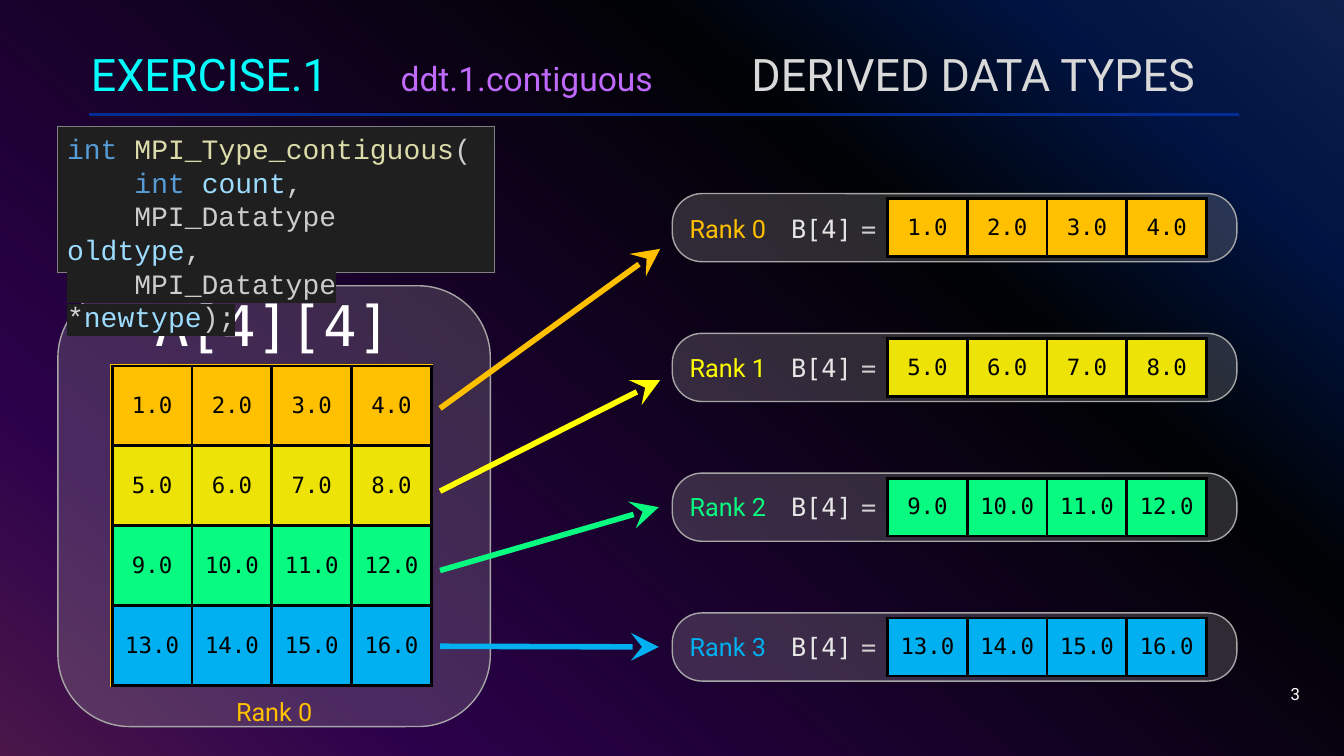
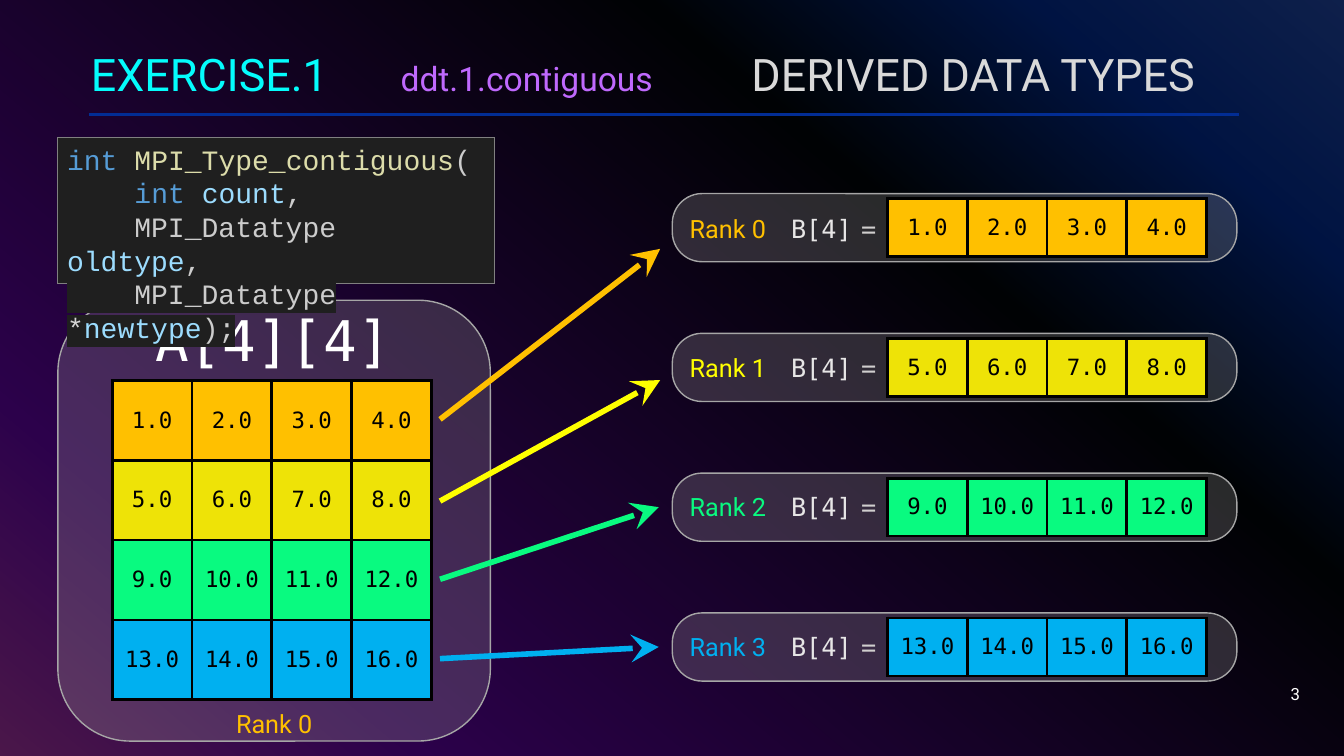
Before and after one commit to ackirby88/IHPCSS2024-mpi, a slide deck: slide 3 of slides/IHPCSS24-Track2-MPI-HandsOnExercises.pptx. Drawn at 1344x756 pixels with LibreOffice and Linux fonts; fonts in the diff are those of the drawing. Boxes give left, top, right and bottom in pixels: in the first picture for what was removed or moved away, otherwise in the second. Text is boxed around its words. In the diff, an @@ line names an element or a change of style, - is before the commit and + after.

Commit message:
Update hands on exercises.

```diff
--- a/slides/IHPCSS24-Track2-MPI-HandsOnExercises.pptx
+++ b/slides/IHPCSS24-Track2-MPI-HandsOnExercises.pptx
@@ rectangle "int MPI_Type_contiguous(": place and size @@
-rectangle "int MPI_Type_contiguous(" at [57,127,495,273]
+rectangle "int MPI_Type_contiguous(" at [57,137,495,283]
@@ arrow moved from (441, 408) - (660, 249) to (441, 419) - (660, 249) @@
@@ 2 tables, 1 text, 1 rounded rectangle: place and size @@
-2 tables, 1 text, 1 rounded rectangle at [57,285,490,726]
+2 tables, 1 text, 1 rounded rectangle at [57,300,490,741]
@@ rectangle removed at [112,366,432,686] @@
@@ arrow moved from (441, 491) - (660, 380) to (441, 501) - (660, 380) @@
@@ arrow moved from (441, 571) - (659, 507) to (441, 580) - (659, 507) @@
@@ arrow moved from (441, 646) - (659, 647) to (441, 658) - (659, 647) @@
@@ text "Rank 0" rewrapped from [236,702,312,727] to [236,714,312,733] @@
```
Also in this commit, not shown: 4 other slides changed, 5 slides added, 3 slides removed, 4 other files.
